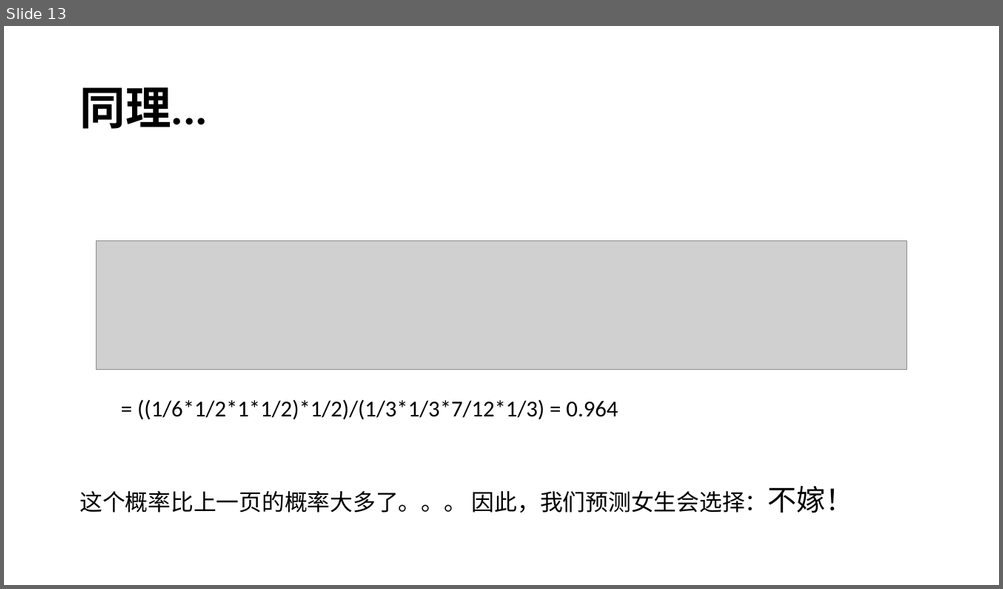
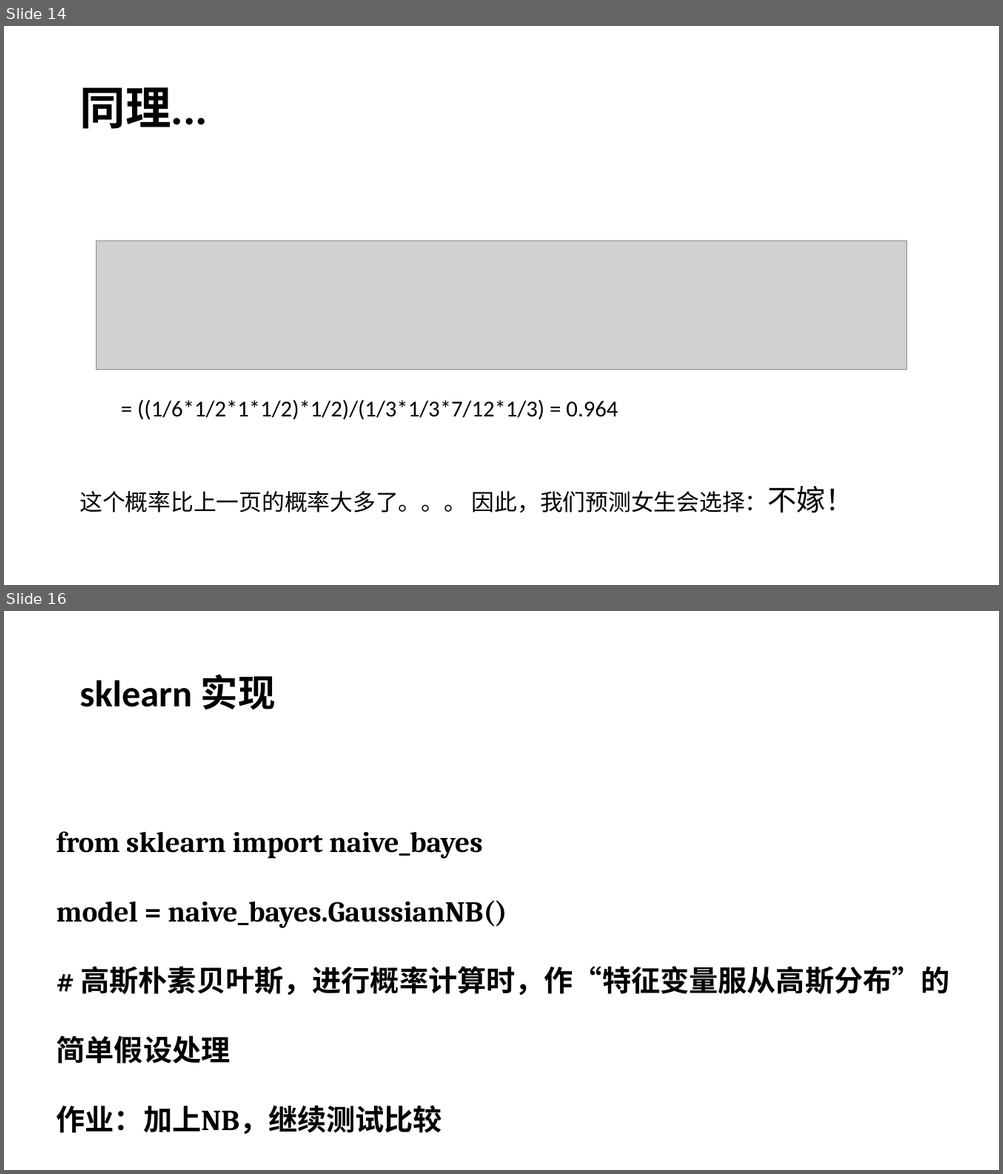
Before and after one commit to xiaodongli1986/teaching_AI, a slide deck: week12_naieve_bs.pptx. Shown one above the other, each under a label of ours: slide 13 before the commit, slides 14 and 16 after it; the slides between them are not shown. The pictures are 1003x589 and 1003x1174 pixels, drawn with LibreOffice and Linux fonts; fonts in the diff are those of the drawing; grey boxes stand for pictures. Boxes give left, top, right and bottom in pixels: in the first picture for what was removed or moved away, otherwise in the second. Text is boxed around its words. In the diff, an @@ line names an element or a change of style, - is before the commit and + after.

```diff
--- a/week12_naieve_bs.pptx
+++ b/week12_naieve_bs.pptx
@@ slide 16 added at (4, 611, 999, 1170), background #FFFFFF @@
@@ title added at (79, 674, 276, 710), 36 pt, text #000000, bold @@
+sklearn 实现
@@ text added at (57, 832, 950, 1134), 28 pt, text #000000, bold @@
+from sklearn import naive_bayes
+model = naive_bayes.GaussianNB()
+# 高斯朴素贝叶斯，进行概率计算时，作“特征变量服从高斯分布”的简单假设处理
+作业：加上NB，继续测试比较
@@ what was slide 13 is now slide 14 @@
```
Also in this commit, not shown: 4 slides changed, 2 other slides added, 1 slide removed, 3 other files.
